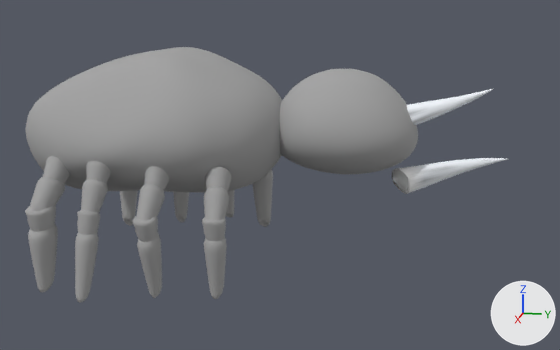
The Blender file DustMiteLegs.blend as it was, and as the next commit left it.
Before and after are seen from a camera (50 mm lens) standing at (8.99, 3.57, 2.04) and looking at (0.04, 1.78, -0.2). Every picture has the same lights, and +X, +Y and +Z are marked at lower right. The picture after the commit comes second.

Before the edit, the objects in view are built like this:
```python
ob_head = bpy.data.objects.new('Head', me_sphere_002)
ob_head.location = (-0.165, 2.46, 0.364)
ob_head.rotation_euler = (0.31, -0.0683, 0.111)  # degrees (18, -3.9, 6.4)
ob_head.scale = (2.55, 1.92, 1.84)
ob_leg2_r = bpy.data.objects.new('Leg2.R', me_cylinder_004)
ob_leg2_r.parent = ob_body
ob_leg2_r.location = (1.159, 1.238, -0.923)
ob_leg2_r.rotation_euler = (0.188, -0.0121, 1.542)  # degrees (11, -0.7, 88)
ob_leg2_r.scale = (0.0859, 0.101, 0.275)
ob_pincer_l = bpy.data.objects.new('Pincer.L', me_cylinder_017)
ob_pincer_l.location = (1.925, 1.081, -0.295)
ob_pincer_l.rotation_euler = (0.688, -1.838, 1.334)  # degrees (39, -105, 76)
ob_pincer_l.scale = (-0.306, -0.421, -2.43)
# also in view: 'Leg3.R' at (1.36, 0.15, -0.59); 'Leg4.R' at (1.17, -0.63, -0.59); 'Leg1.L' at (-1.14, 1.23, -0.45); 'Leg4.L' at (-1.05, -0.6, -0.53); 'Body' at (0.0, 0.31, 0.42)
```
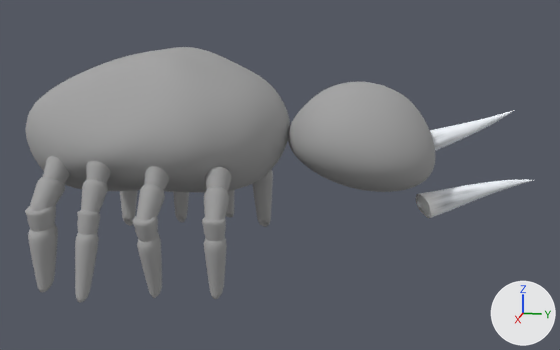
Where the change shows, as pixel boxes (x1, y1, x2, y2) in the pictures (560 x 350 px):
'Head', moved, turned
    before: (280, 69, 418, 174)
    after: (288, 81, 435, 192)
'Pincer.L', moved, turned
    before: (392, 88, 508, 194)
    after: (416, 110, 533, 218)

Diff of the bpy script that builds the scene:
```diff
--- a/DustMiteLegs.blend.py
+++ b/DustMiteLegs.blend.py
@@ ob_head @@
 ob_head = bpy.data.objects.new('Head', me_sphere_002)
-ob_head.location = (-0.165, 2.46, 0.364)
-ob_head.rotation_euler = (0.31, -0.0683, 0.111)  # degrees (18, -3.9, 6.4)
+ob_head.location = (-0.108, 2.697, 0.226)
+ob_head.rotation_euler = (0.119, -0.0472, 0.0522)  # degrees (6.8, -2.7, 3)
 ob_head.scale = (2.55, 1.92, 1.84)
@@ ob_pincer_l @@
 ob_pincer_l = bpy.data.objects.new('Pincer.L', me_cylinder_017)
-ob_pincer_l.location = (1.925, 1.081, -0.295)
-ob_pincer_l.rotation_euler = (0.688, -1.838, 1.334)  # degrees (39, -105, 76)
+ob_pincer_l.location = (1.358, 1.064, -0.813)
+ob_pincer_l.rotation_euler = (0.644, -1.926, 1.202)  # degrees (37, -110, 69)
 ob_pincer_l.scale = (-0.306, -0.421, -2.43)
```
